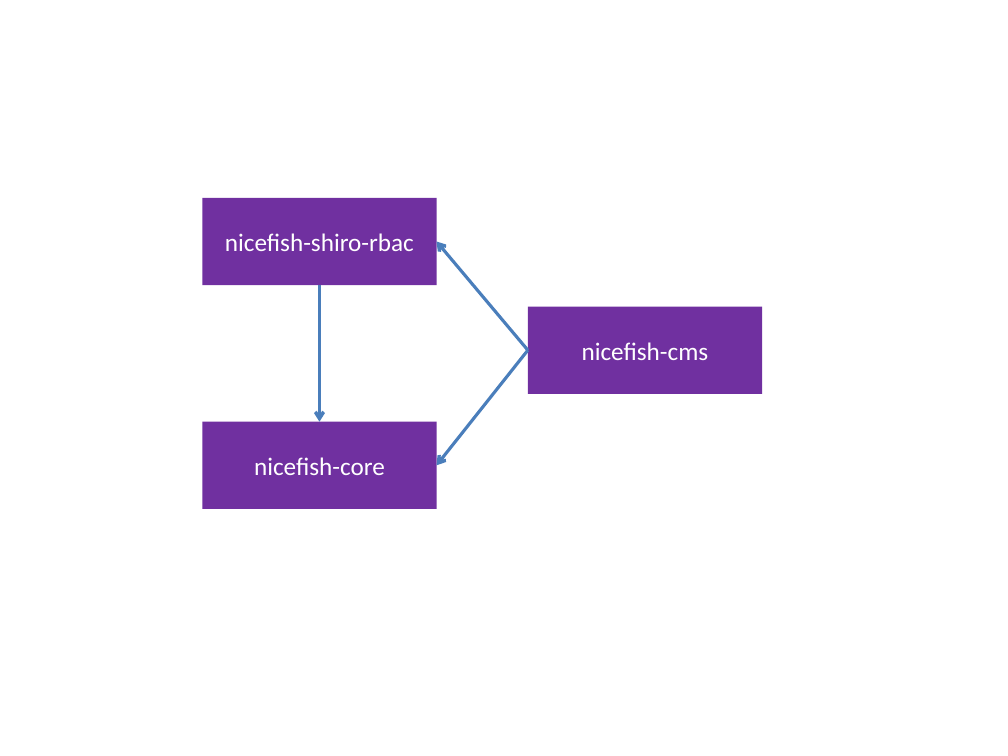
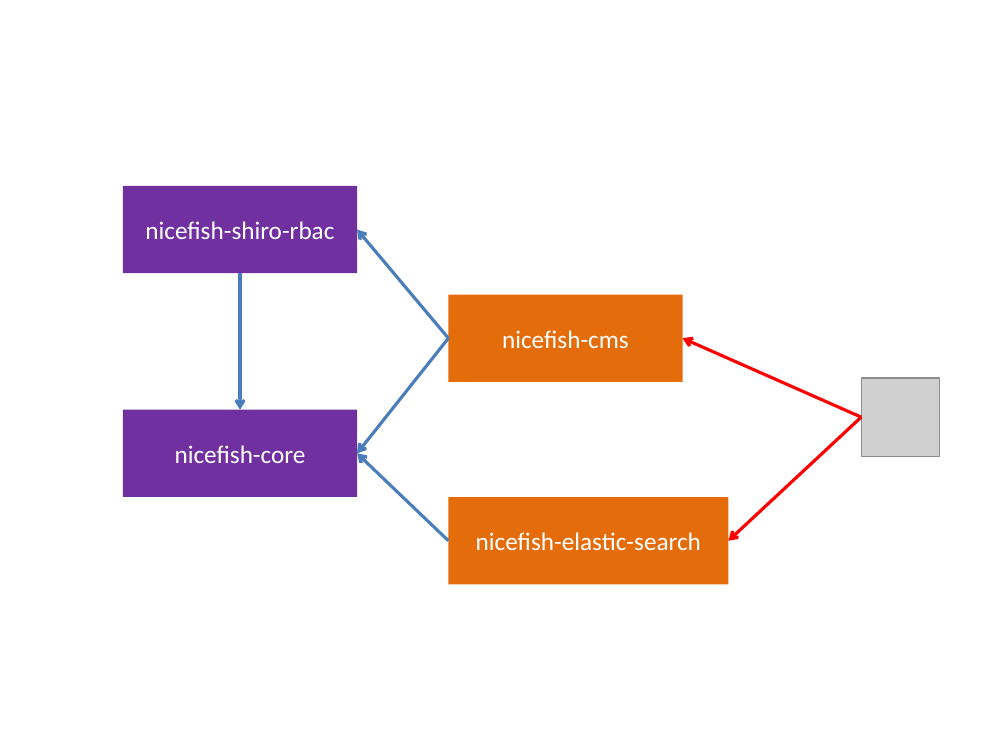
Before and after one commit to damoqiongqiu/nicefish-spring-boot, a slide deck: slide 2 of docs/画图用的PPT.pptx. Drawn at 1008x756 pixels with LibreOffice and Linux fonts; fonts in the diff are those of the drawing; grey boxes stand for pictures. Boxes give left, top, right and bottom in pixels: in the first picture for what was removed or moved away, otherwise in the second. Text is boxed around its words. In the diff, an @@ line names an element or a change of style, - is before the commit and + after.

```diff
--- a/docs/画图用的PPT.pptx
+++ b/docs/画图用的PPT.pptx
@@ rectangle "nicefish-shiro-rbac" moved from (x1=203, y1=198, x2=436, y2=285) to (x1=123, y1=185, x2=357, y2=273) @@
@@ 3 arrows, 2 rectangles moved together from (x1=203, y1=242, x2=762, y2=509) to (x1=123, y1=230, x2=682, y2=497) @@
@@ rectangle "nicefish-cms" at (x1=449, y1=294, x2=682, y2=382): fill #7030A0 to #E46C0A @@
@@ arrow added from (861, 417) to (682, 339), #FF0000 2.25 pt @@
@@ picture added at (x1=861, y1=378, x2=939, y2=457) @@
@@ arrow added from (861, 417) to (729, 540), #FF0000 2.25 pt @@
@@ arrow added from (449, 540) to (357, 454), #4B7EBC 2.25 pt @@
@@ rectangle added at (x1=449, y1=497, x2=729, y2=585), fill #E46C0A, 18 pt, text #FFFFFF @@
+nicefish-elastic-search
```
Also in this commit, not shown: 3 other files.
